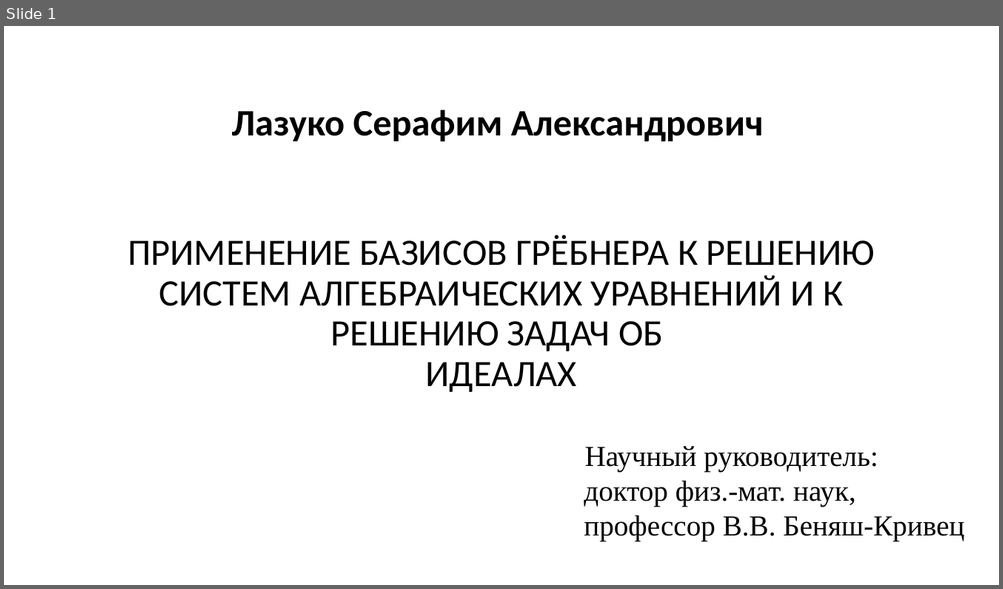
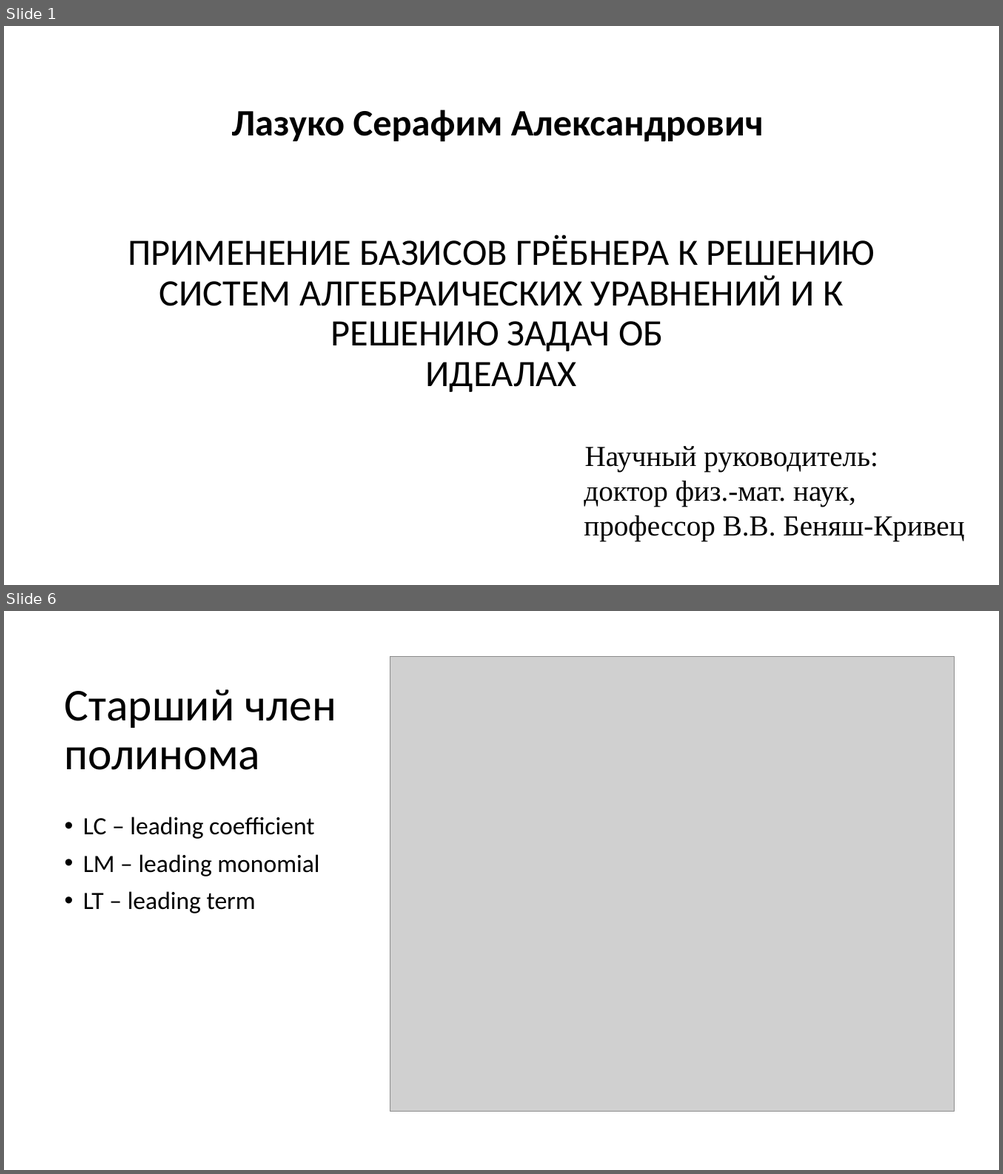
Before and after one commit to SerafimLazuko/Diploma, a slide deck: Diplom_lazuko.pptx. Shown one above the other, each under a label of ours: slide 1 before the commit, slides 1 and 6 after it; the slides between them are not shown. The pictures are 1003x589 and 1003x1174 pixels, drawn with LibreOffice and Linux fonts; fonts in the diff are those of the drawing; grey boxes stand for pictures. Boxes give left, top, right and bottom in pixels: in the first picture for what was removed or moved away, otherwise in the second. Text is boxed around its words. In the diff, an @@ line names an element or a change of style, - is before the commit and + after.

```diff
--- a/Diplom_lazuko.pptx
+++ b/Diplom_lazuko.pptx
@@ slide 6 added at box(4, 611, 999, 1170), background #FFFFFF @@
@@ picture added at box(390, 657, 954, 1112) @@
@@ title added at box(65, 689, 336, 770), 44 pt, text #000000 @@
+Старший член полинома
@@ text added at box(83, 817, 319, 914), 24 pt, text #000000 @@
+• LC – leading coefficient
+• LM – leading monomial
+• LT – leading term
```
Also in this commit, not shown: 1 slide changed, 11 other slides added, 5 slides removed, 1 other file.
